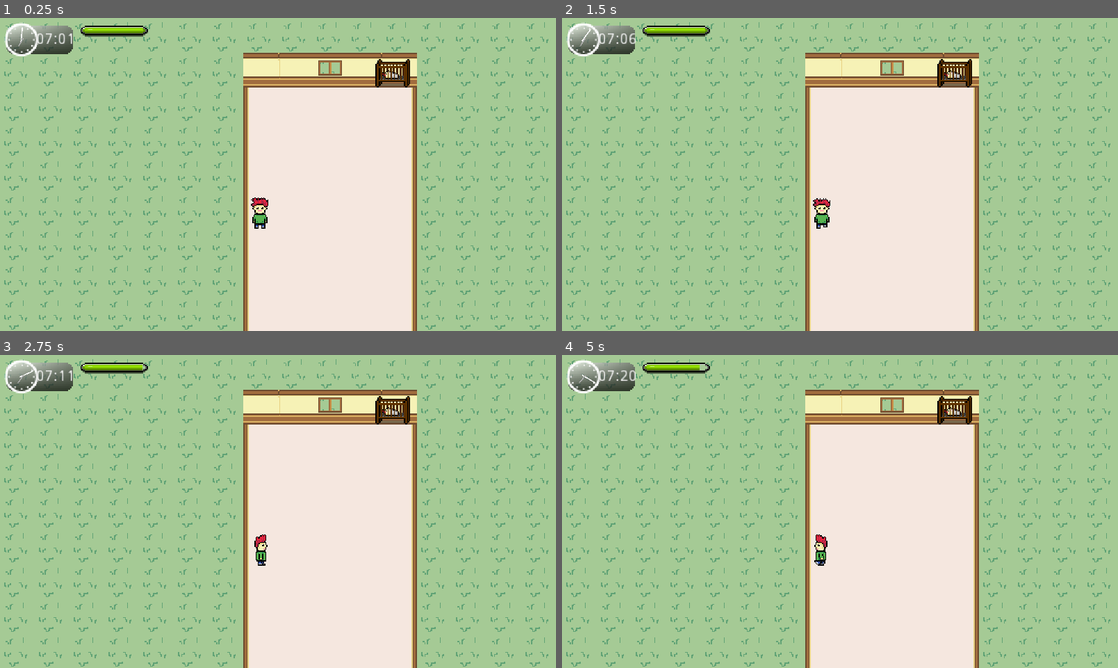
Above: before the commit, frames 1-4 (two rows, left to right).
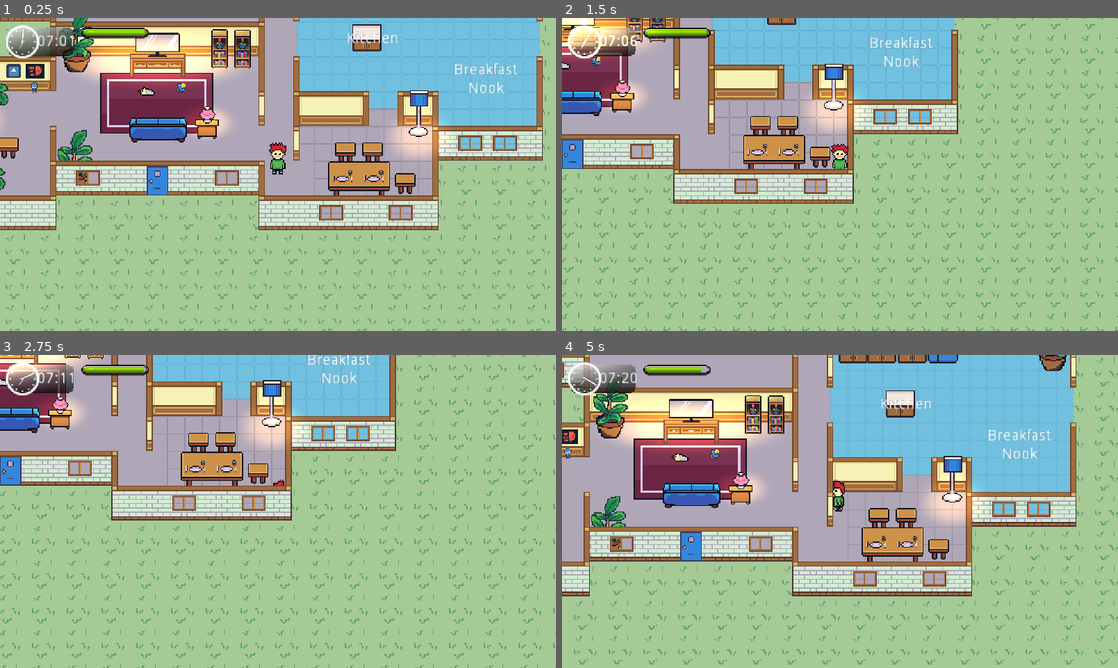
Above: after the commit, the same moments.

Repository: kevinms/godot-wild-jam-24
Game: Godot game, scene res://HouseV2.tscn
Same seed, same stepped clock (60 frames per second), same inputs: the game is played once before the commit and once after it. Before the commit the project starts from res://Main.tscn. The engine's default icon, where the game draws it, is replaced by a stand-in: a white triangle on a blue panel in a dark square.
Inputs:
- Up to frame 1 (0.25 s): no input
- Up to frame 2 (1.5 s): tap Enter at 0.5 s; hold Right (ui_right) 0.53-1.28 s; tap Space (ui_select) at 0.6, 0.77, 1.07, 1.35 s; hold Down (ui_down) from 1.28 s (still down)
- Up to frame 3 (2.75 s): tap Space (ui_select) at 1.52, 1.82, 2.1 s; release Down (ui_down) at 2.03 s; hold Right (ui_right) from 2.03 s (still down)
- Up to frame 4 (5 s): release Right (ui_right) at 2.78 s; hold Up (ui_up) 2.78-3.53 s; tap Space (ui_select) at 2.85, 3.02, 3.32, 3.6, 3.77, 4.07, 4.35, 4.52, 4.82 s; hold Left (ui_left) from 3.53 s (still down)

The runs differ from the first frame. In frame 1, 70% of the frame differs, in the area x 0-99%, y 0-100%; in frame 2, 59%; in frame 3, 56%; in frame 4, 72%, in the area x 0-100%, y 0-100%.
Error before the commit: Attempt to call function 'getEnergy' in base 'null instance' on a null instance. (res://Player.gd:44)

Commit message:
Player can turn on/off lights.

Diff:
--- a/Furniture/Fridge.tscn
+++ b/Furniture/Fridge.tscn
@@ -23,6 +23,8 @@
 shape = SubResource( 1 )
 
 [node name="Fridge" type="Area2D" parent="."]
+collision_layer = 2
+collision_mask = 2
 
 [node name="CollisionShape2D" type="CollisionShape2D" parent="Fridge"]
 position = Vector2( 0.140305, -4.34954 )
--- a/Furniture/Lamp.tscn
+++ b/Furniture/Lamp.tscn
@@ -1,9 +1,17 @@
-[gd_scene load_steps=3 format=2]
+[gd_scene load_steps=5 format=2]
 
 [ext_resource path="res://Furniture/Assets/lamp.png" type="Texture" id=1]
 [ext_resource path="res://World/light-texture.png" type="Texture" id=2]
+[ext_resource path="res://Interactions/ToggleLight.gd" type="Script" id=3]
 
-[node name="Lamp" type="Node2D"]
+[sub_resource type="CapsuleShape2D" id=1]
+radius = 1.84375
+height = 4.96823
+
+[node name="Lamp" type="StaticBody2D"]
+collision_layer = 2
+collision_mask = 2
+script = ExtResource( 3 )
 
 [node name="Sprite" type="Sprite" parent="."]
 position = Vector2( -0.0743256, -8.02715 )
@@ -14,3 +22,8 @@
 scale = Vector2( 1.23279, 0.783197 )
 texture = ExtResource( 2 )
 energy = 0.7
+
+[node name="CollisionShape2D" type="CollisionShape2D" parent="."]
+position = Vector2( -0.125, -1.9375 )
+rotation = 1.5708
+shape = SubResource( 1 )
--- a/Furniture/LampTall.tscn
+++ b/Furniture/LampTall.tscn
@@ -1,26 +1,28 @@
-[gd_scene load_steps=4 format=2]
+[gd_scene load_steps=5 format=2]
 
 [ext_resource path="res://Furniture/Assets/lamp-tall.png" type="Texture" id=1]
 [ext_resource path="res://World/light-texture.png" type="Texture" id=2]
+[ext_resource path="res://Interactions/ToggleLight.gd" type="Script" id=3]
 
 [sub_resource type="CapsuleShape2D" id=1]
 radius = 5.25
 height = 12.0
 
 [node name="LampTall" type="StaticBody2D"]
+collision_layer = 3
+script = ExtResource( 3 )
 
 [node name="lamp-tall" type="Sprite" parent="."]
-position = Vector2( 1, -32.5 )
+position = Vector2( 0.0729675, -27.0703 )
 texture = ExtResource( 1 )
 
 [node name="CollisionShape2D" type="CollisionShape2D" parent="."]
-visible = false
-position = Vector2( 0.75, -7.25 )
+position = Vector2( -0.0446014, -5.2635 )
 rotation = 1.5708
 shape = SubResource( 1 )
 
 [node name="Light2D" type="Light2D" parent="."]
-position = Vector2( 1.94701, -5.72599 )
+position = Vector2( 1.01998, -0.296242 )
 scale = Vector2( 1.50708, 1.1306 )
 texture = ExtResource( 2 )
 energy = 0.7
--- a/Furniture/TV.tscn
+++ b/Furniture/TV.tscn
@@ -1,13 +1,17 @@
-[gd_scene load_steps=3 format=2]
+[gd_scene load_steps=5 format=2]
 
 [ext_resource path="res://Furniture/Assets/tv.png" type="Texture" id=1]
-
+[ext_resource path="res://World/light-texture.png" type="Texture" id=2]
+[ext_resource path="res://Interactions/ToggleLight.gd" type="Script" id=3]
 
 [sub_resource type="CapsuleShape2D" id=1]
 radius = 5.5645
 height = 41.6203
 
 [node name="TV" type="StaticBody2D"]
+collision_layer = 2
+collision_mask = 3
+script = ExtResource( 3 )
 
 [node name="Sprite" type="Sprite" parent="."]
 position = Vector2( -32.0488, -63.5678 )
@@ -15,7 +19,14 @@
 centered = false
 
 [node name="CollisionShape2D" type="CollisionShape2D" parent="."]
-visible = false
 position = Vector2( -0.630676, -5.78117 )
 rotation = 1.5708
 shape = SubResource( 1 )
+
+[node name="Light2D" type="Light2D" parent="."]
+position = Vector2( -0.271378, -14.3468 )
+scale = Vector2( 3.97974, 1.19865 )
+texture = ExtResource( 2 )
+__meta__ = {
+"_edit_lock_": true
+}
--- a/HouseV2.tscn
+++ b/HouseV2.tscn
@@ -1,10 +1,9 @@
-[gd_scene load_steps=65 format=2]
+[gd_scene load_steps=64 format=2]
 
 [ext_resource path="res://World/walls-v2.png" type="Texture" id=1]
 [ext_resource path="res://World/floor-tiles-v2.png" type="Texture" id=2]
 [ext_resource path="res://World/grass-tile.png" type="Texture" id=3]
 [ext_resource path="res://Player.tscn" type="PackedScene" id=4]
-[ext_resource path="res://World/light-texture.png" type="Texture" id=5]
 [ext_resource path="res://Furniture/TV.tscn" type="PackedScene" id=6]
 [ext_resource path="res://Furniture/CouchUp.tscn" type="PackedScene" id=7]
 [ext_resource path="res://Furniture/TableSmallUp.tscn" type="PackedScene" id=8]
@@ -411,14 +410,6 @@
 margin_right = -110.212
 margin_bottom = -102.111
 
-[node name="Light2D" type="Light2D" parent="YSort"]
-position = Vector2( 176.572, 100.274 )
-scale = Vector2( 3.97974, 1.19865 )
-texture = ExtResource( 5 )
-__meta__ = {
-"_edit_lock_": true
-}
-
 [node name="TV" parent="YSort" instance=ExtResource( 6 )]
 position = Vector2( 176.665, 114.952 )
 
@@ -509,10 +500,10 @@
 position = Vector2( 3.8443, 197.16 )
 
 [node name="LampTall" parent="YSort" instance=ExtResource( 23 )]
-position = Vector2( 3.75, 160.25 )
+position = Vector2( 4.64191, 155.939 )
 
 [node name="LampTall2" parent="YSort" instance=ExtResource( 23 )]
-position = Vector2( 416, 175.25 )
+position = Vector2( 416.446, 170.642 )
 
 [node name="GodotDoll" parent="YSort" instance=ExtResource( 24 )]
 position = Vector2( 62.7495, 130.336 )
--- /dev/null
+++ b/Interactions/ToggleLight.gd
@@ -0,0 +1,4 @@
+extends Node2D
+
+func interact():
+	$Light2D.visible = !$Light2D.visible
--- a/Player.gd
+++ b/Player.gd
@@ -6,7 +6,7 @@
 # var b = "text"
 const ACCEL = 2000
 const MAX_SPEED = 200
-const MIN_SPEED = 25
+const MIN_SPEED = 50
 const FRICTION = 1200
 
 onready var animationPlayer = $AnimationPlayer
@@ -22,9 +22,14 @@
 	pass # Replace with function body.
 
 func takeAction(object):
+	print("name: ", object.get_name())
+
 	if object.get_name() == "Fridge":
 		print("Opening the fridge for a snack!")
 		guiHandle.updateEnergy(100)
+
+	if object.has_method("interact"):
+		object.interact()
 
 func _process(delta):
 	if Input.is_action_just_released("ui_select"):
@@ -63,3 +68,11 @@
 
 func _on_ActionArea_area_shape_exited(area_id, area, area_shape, self_shape):
 	objectInFront = null
+
+
+func _on_ActionArea_body_entered(body):
+	objectInFront = body
+
+
+func _on_ActionArea_body_exited(body):
+	objectInFront = null
--- a/Player.tscn
+++ b/Player.tscn
@@ -397,8 +397,8 @@
 [sub_resource type="AnimationNodeStateMachinePlayback" id=23]
 
 [sub_resource type="CapsuleShape2D" id=24]
-radius = 6.52327
-height = 11.3394
+radius = 9.49068
+height = 8.07057
 
 [node name="Player" type="KinematicBody2D"]
 script = ExtResource( 1 )
@@ -436,6 +436,8 @@
 position = Vector2( 0, -15 )
 
 [node name="ActionArea" type="Area2D" parent="Position2D"]
+collision_layer = 2
+collision_mask = 2
 
 [node name="CollisionShape2D" type="CollisionShape2D" parent="Position2D/ActionArea"]
 position = Vector2( 0, 14 )
@@ -443,3 +445,5 @@
 shape = SubResource( 24 )
 [connection signal="area_shape_entered" from="Position2D/ActionArea" to="." method="_on_ActionArea_area_shape_entered"]
 [connection signal="area_shape_exited" from="Position2D/ActionArea" to="." method="_on_ActionArea_area_shape_exited"]
+[connection signal="body_entered" from="Position2D/ActionArea" to="." method="_on_ActionArea_body_entered"]
+[connection signal="body_exited" from="Position2D/ActionArea" to="." method="_on_ActionArea_body_exited"]
--- a/project.godot
+++ b/project.godot
@@ -16,7 +16,7 @@
 [application]
 
 config/name="godot-wild-jam-24"
-run/main_scene="res://Main.tscn"
+run/main_scene="res://HouseV2.tscn"
 config/icon="res://icon.png"
 
 [display]
@@ -86,6 +86,10 @@
  ]
 }
 
+[layer_names]
+
+2d_physics/layer_2="Interactive"
+
 [rendering]
 
 environment/default_environment="res://default_env.tres"
